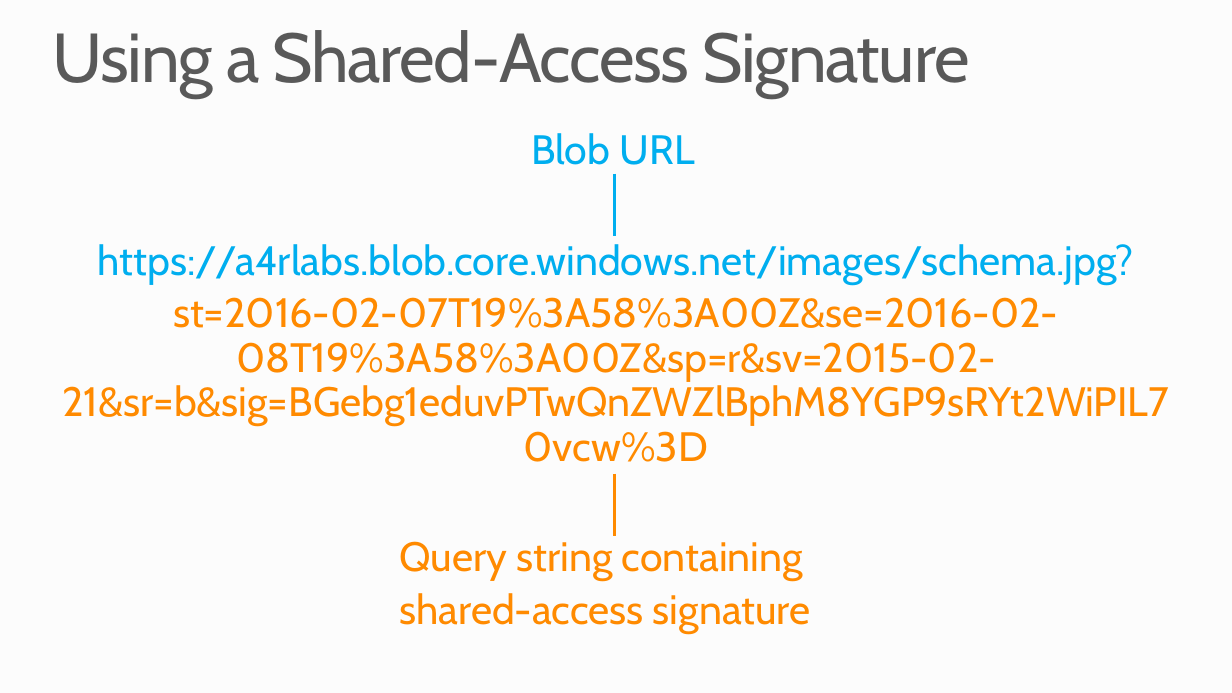
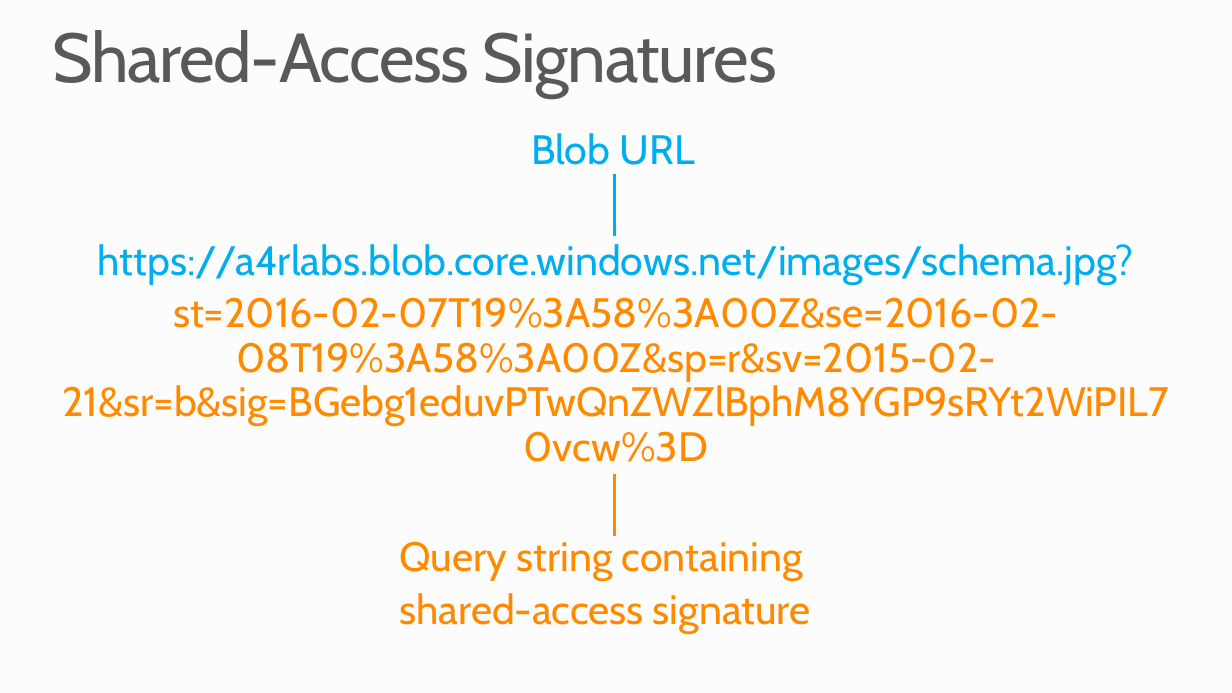
Before and after one commit to MSRConnections/Azure-training-course, a slide deck: slide 7 of Content/Storage/Azure Storage.pptx. Drawn at 1232x693 pixels with LibreOffice and Linux fonts; fonts in the diff are those of the drawing; background and template pictures are left out. Boxes give left, top, right and bottom in pixels: in the first picture for what was removed or moved away, otherwise in the second. Text is boxed around its words. In the diff, an @@ line names an element or a change of style, - is before the commit and + after.

```diff
--- a/Content/Storage/Azure Storage.pptx
+++ b/Content/Storage/Azure Storage.pptx
@@ title at (52, 30, 776, 98): text changed @@
-Using a Shared-Access Signature
+Shared-Access Signatures
```
Also in this commit, not shown: 4 other slides changed, 2 slides added, 2 other files.
